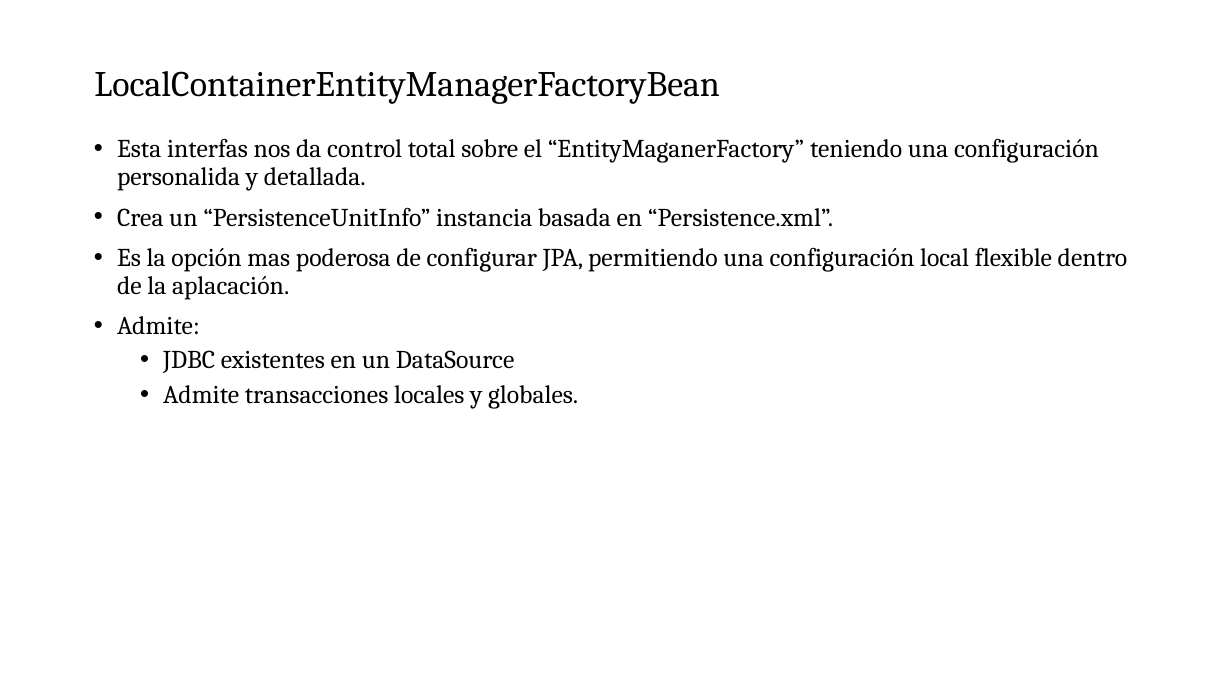
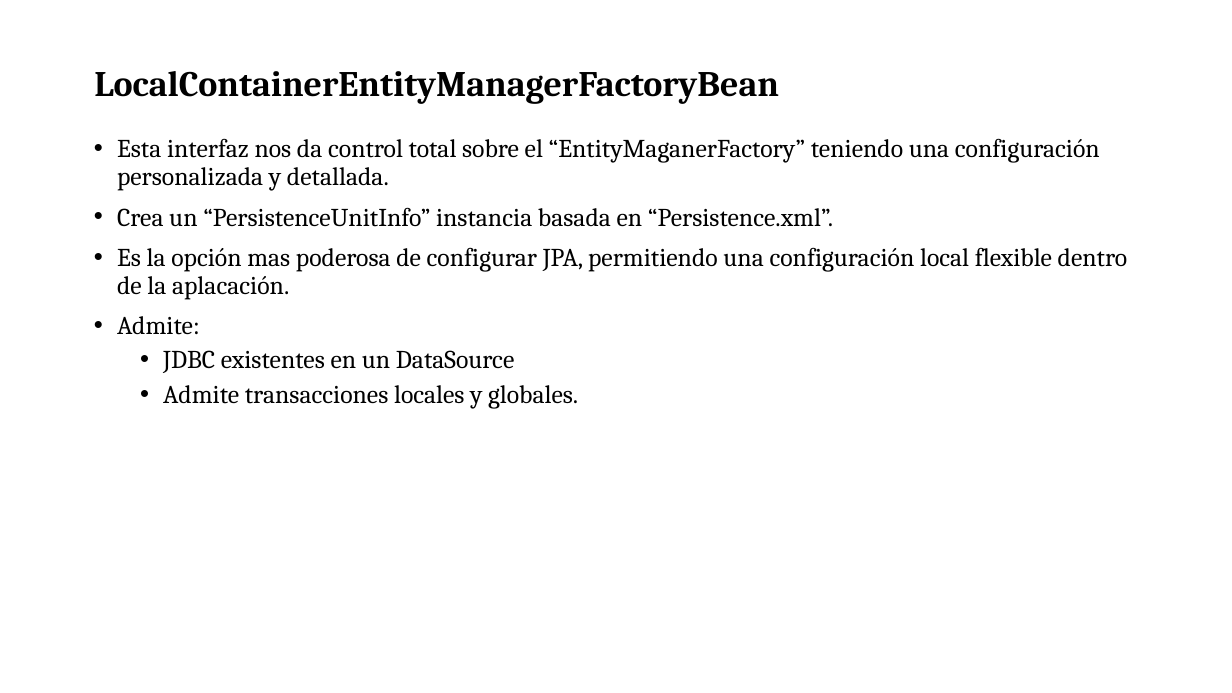
Before and after one commit to soycperez/connection-spring-jpa-hibernate, a slide deck: slide 11 of Connection JPA, Hibernate + Spring.pptx. Drawn at 1232x693 pixels with LibreOffice and Linux fonts; fonts in the diff are those of the drawing; background and template pictures are left out. Boxes give left, top, right and bottom in pixels: in the first picture for what was removed or moved away, otherwise in the second. Text is boxed around its words. In the diff, an @@ line names an element or a change of style, - is before the commit and + after.

```diff
--- a/Connection JPA, Hibernate + Spring.pptx
+++ b/Connection JPA, Hibernate + Spring.pptx
@@ title "LocalContainerEntityManagerFactoryBean" at (x1=94, y1=71, x2=779, y2=104): bold on @@
@@ text at (x1=117, y1=138, x2=1100, y2=190): text changed @@
-• Esta interfas nos da control total sobre el “EntityMaganerFactory” teniendo una configuración personalida y detallada.
+• Esta interfaz nos da control total sobre el “EntityMaganerFactory” teniendo una configuración personalizada y detallada.
```
Also in this commit, not shown: 2 other slides changed.
